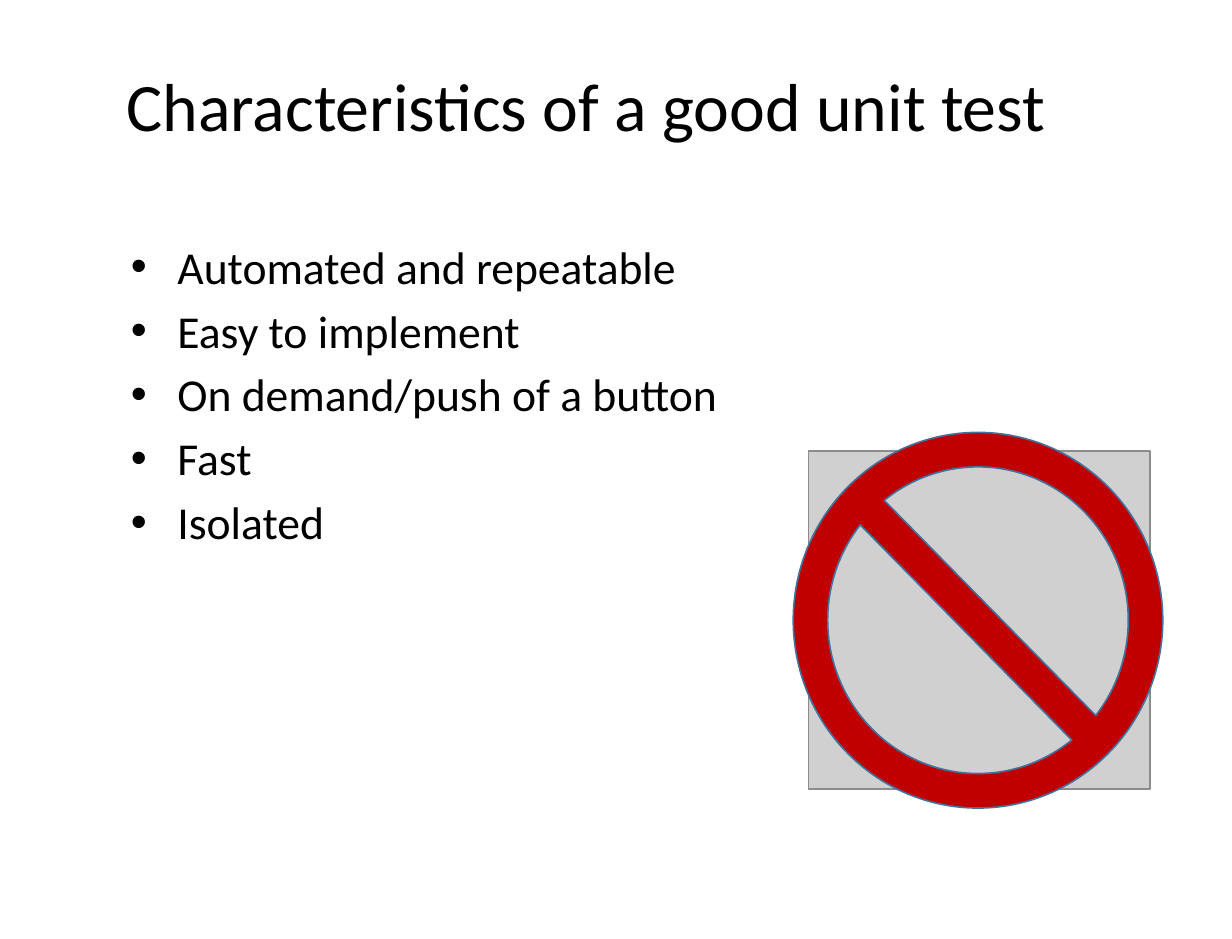
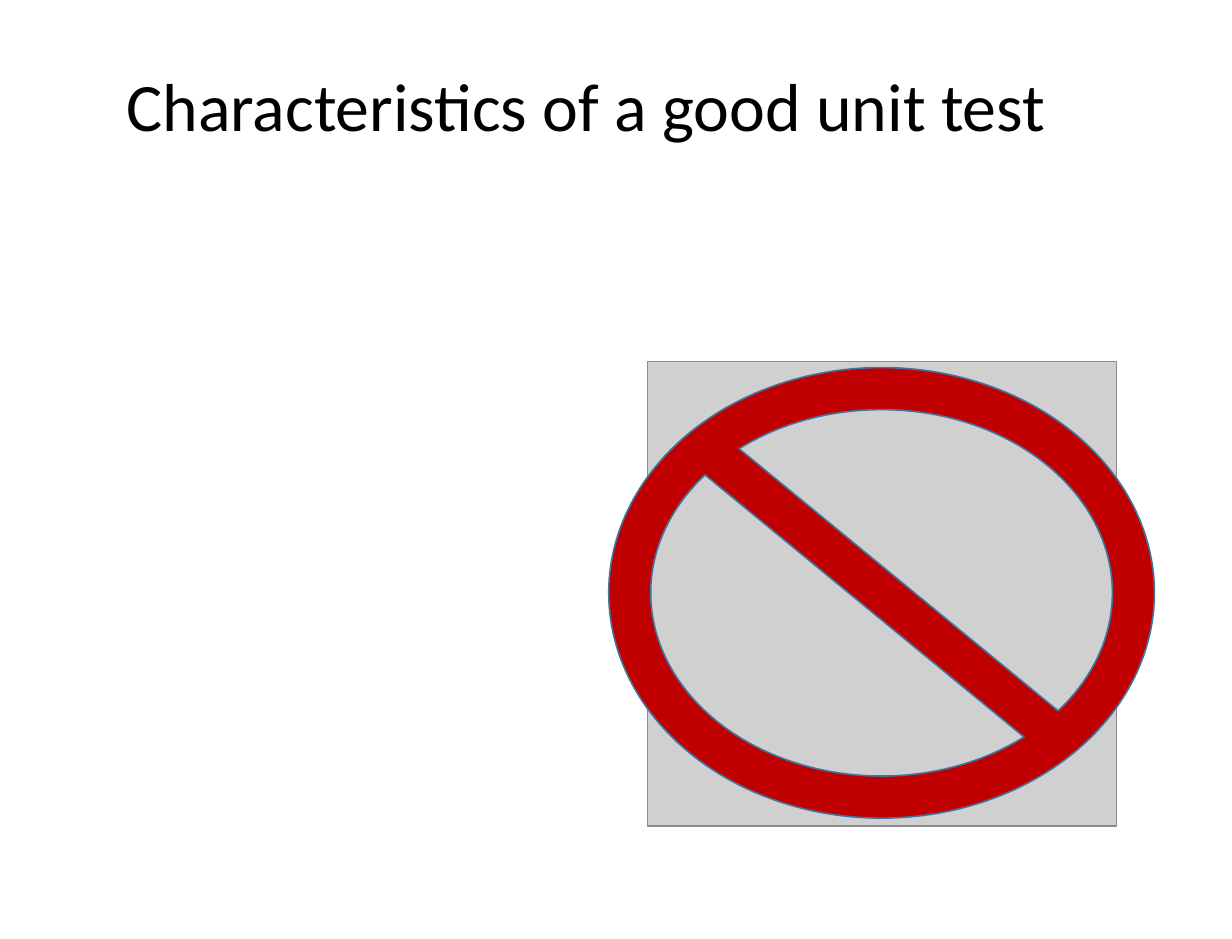
Before and after one commit to kburnell/TestDriving.NET, a slide deck: slide 20 of TestDrivingDotNet.pptx (slide 19 before the commit). Drawn at 1232x939 pixels with LibreOffice and Linux fonts; fonts in the diff are those of the drawing; grey boxes stand for pictures; background and template pictures are left out. Boxes give left, top, right and bottom in pixels: in the first picture for what was removed or moved away, otherwise in the second. Text is boxed around its words. In the diff, an @@ line names an element or a change of style, - is before the commit and + after.

```diff
--- a/TestDrivingDotNet.pptx
+++ b/TestDrivingDotNet.pptx
@@ text removed at <box>177,252,716,540</box> @@
-• Automated and repeatable
-• Easy to implement
-• On demand/push of a button
-• Fast
-• Isolated
@@ no-entry sign: place and size @@
-no-entry sign at <box>793,432,1163,807</box>
+no-entry sign at <box>609,367,1155,818</box>
@@ picture: place and size @@
-picture at <box>808,451,1150,788</box>
+picture at <box>648,361,1117,826</box>
```
Also in this commit, not shown: 16 other slides changed, 6 slides added, 1 slide removed, 1 other file.
